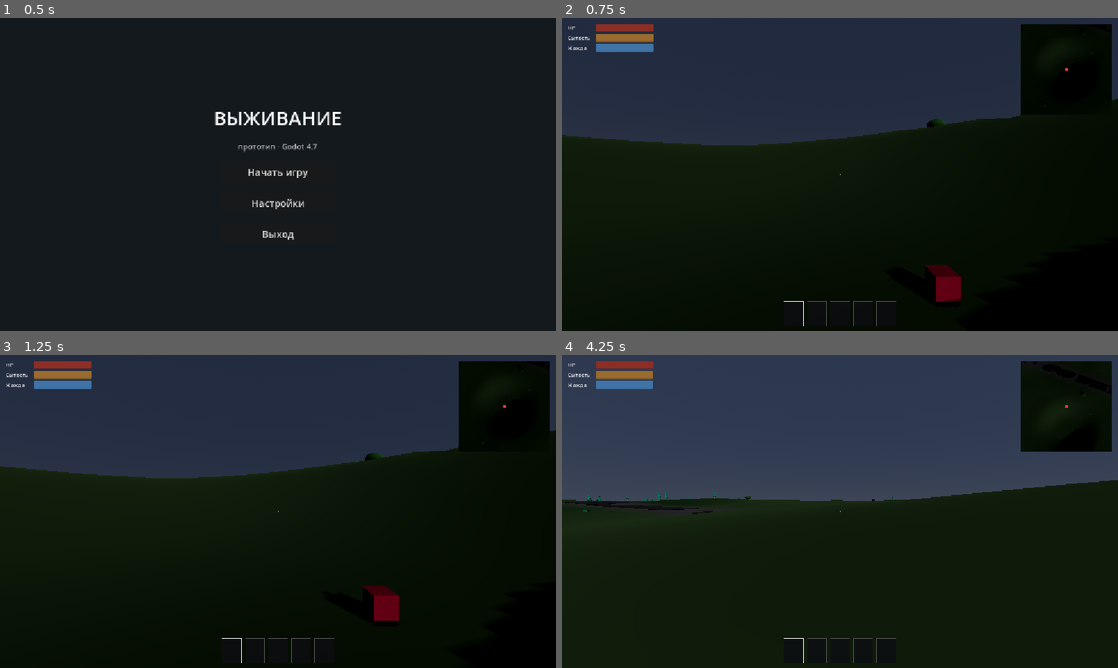
Above: before the commit, frames 1-4 (two rows, left to right).
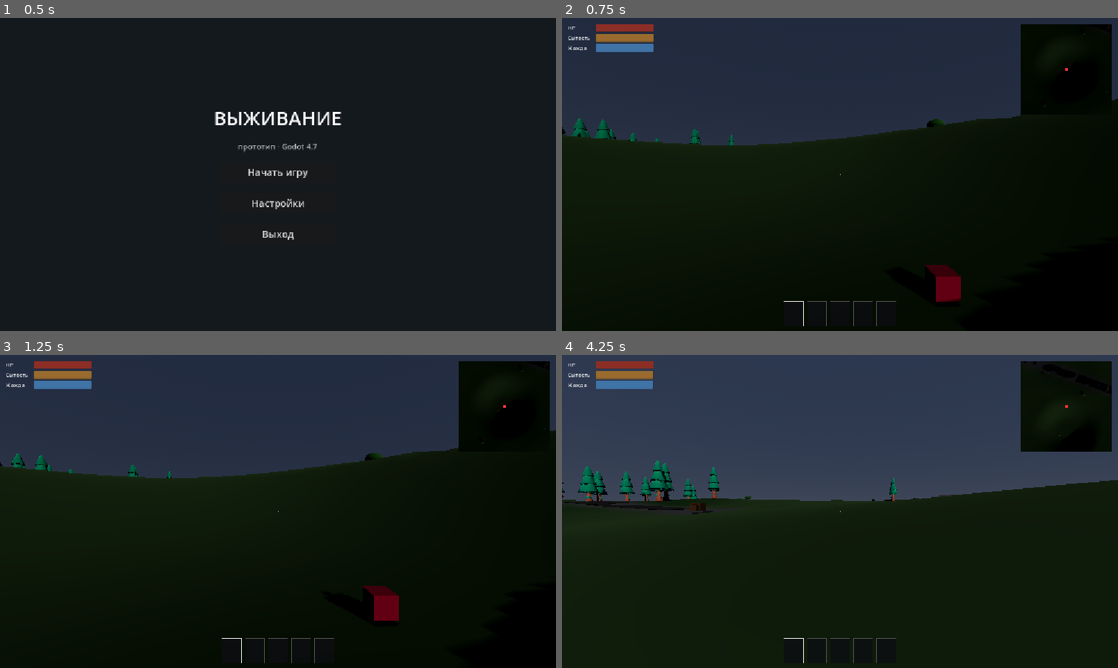
Above: after the commit, the same moments.

Repository: goverfar-tech/govno-igra
Game: Godot game, scene res://scenes/ui/main_menu.tscn
Two runs of this game, one before a commit and one after it. Both use one fixed random seed, a clock stepped at 60 frames per second and the inputs below.
Inputs (mouse positions are in pixels of both pictures, inside the frame that each line leads up to):
- Up to frame 1 (0.5 s): no input
- Up to frame 2 (0.75 s): click "Начать игру" at 0.5 s
- Up to frame 3 (1.25 s): no input
- Up to frame 4 (4.25 s): tap Enter (ui_accept) at 1.25 s; move the mouse to (867, 511) at 1.27 s; hold W (move_forward) from 1.28 s (still down); tap E (interact) at 1.35, 2.3, 2.85, 3.8 s; click (867, 511) at 1.42 s; tap Space (jump) at 1.52, 2.27, 3.77 s; move the mouse to (812, 511) at 2.02 s; tap Ctrl (crouch) at 2.1 s; move the mouse to (851, 505) at 2.77 s; move the mouse to (834, 517) at 3.52 s; tap Shift (sprint) at 3.6 s; click (834, 517) at 3.67 s

Frame 1 is identical in both runs. In frame 2, 0.4% of the frame differs, in the area x 0-31%, y 32-41%; in frame 3, 0.2%; in frame 4, 1.3%, in the area x 0-96%, y 4-51%.

Commit message:
fix(visual): scale Kenney models to world size, reimport textures, pickups don't block movement, more boars (6), spear uses hoe model as placeholder

Diff:
--- a/scenes/buildings/barrel.tscn
+++ b/scenes/buildings/barrel.tscn
@@ -15,3 +15,4 @@
 shape = SubResource("col")
 
 [node name="Model" parent="." instance=ExtResource("1_model")]
+transform = Transform3D(3.0, 0, 0, 0, 3.0, 0, 0, 0, 3.0, 0, 0, 0)
--- a/scenes/buildings/campfire.tscn
+++ b/scenes/buildings/campfire.tscn
@@ -16,6 +16,7 @@
 shape = SubResource("col")
 
 [node name="Model" parent="." instance=ExtResource("2_model")]
+transform = Transform3D(3.5, 0, 0, 0, 3.5, 0, 0, 0, 3.5, 0, 0, 0)
 
 [node name="FireLight" type="OmniLight3D" parent="."]
 transform = Transform3D(1, 0, 0, 0, 1, 0, 0, 0, 1, 0, 0.8, 0)
--- a/scenes/buildings/crate.tscn
+++ b/scenes/buildings/crate.tscn
@@ -14,4 +14,4 @@
 shape = SubResource("col")
 
 [node name="Model" parent="." instance=ExtResource("1_model")]
-transform = Transform3D(0.8, 0, 0, 0, 0.8, 0, 0, 0, 0.8, 0, 0, 0)
+transform = Transform3D(3.2, 0, 0, 0, 3.2, 0, 0, 0, 3.2, 0, 0, 0)
--- a/scenes/interaction/pickup_item.tscn
+++ b/scenes/interaction/pickup_item.tscn
@@ -13,6 +13,7 @@
 size = Vector3(0.35, 0.35, 0.35)
 
 [node name="PickupItem" type="StaticBody3D"]
+collision_layer = 4
 script = ExtResource("1_script")
 
 [node name="CollisionShape3D" type="CollisionShape3D" parent="."]
--- a/scenes/interaction/resource_node_rock.tscn
+++ b/scenes/interaction/resource_node_rock.tscn
@@ -21,4 +21,4 @@
 shape = SubResource("col")
 
 [node name="Model" parent="." instance=ExtResource("3_rock")]
-transform = Transform3D(1.4, 0, 0, 0, 1.2, 0, 0, 0, 1.4, 0, 0, 0)
+transform = Transform3D(1.8, 0, 0, 0, 1.9, 0, 0, 0, 1.8, 0, 0, 0)
--- a/scenes/interaction/resource_node_tree.tscn
+++ b/scenes/interaction/resource_node_tree.tscn
@@ -7,7 +7,7 @@
 [ext_resource type="PackedScene" path="res://assets/models/tree.glb" id="3_tree"]
 
 [sub_resource type="CylinderShape3D" id="col"]
-radius = 0.35
+radius = 0.3
 height = 2.6
 
 [node name="ResourceTree" type="StaticBody3D"]
@@ -21,3 +21,4 @@
 shape = SubResource("col")
 
 [node name="Model" parent="." instance=ExtResource("3_tree")]
+transform = Transform3D(4.5, 0, 0, 0, 4.5, 0, 0, 0, 4.5, 0, 0, 0)
--- a/scenes/player/player.tscn
+++ b/scenes/player/player.tscn
@@ -70,7 +70,7 @@
 
 [node name="InteractRay" type="RayCast3D" parent="Head/Camera3D"]
 target_position = Vector3(0, 0, -2.5)
-collision_mask = 3
+collision_mask = 7
 collide_with_areas = false
 script = ExtResource("2_ray")
 
@@ -81,18 +81,18 @@
 [node name="Model_axe" type="Node3D" parent="Head/Camera3D/HandTool"]
 
 [node name="Axe" parent="Head/Camera3D/HandTool/Model_axe" instance=ExtResource("5_axe")]
-transform = Transform3D(1.1, 0, 0, 0, 1.1, 0, 0, 0, 1.1, 0, -0.1, 0)
+transform = Transform3D(2.2, 0, 0, 0, 2.2, 0, 0, 0, 2.2, 0, -0.15, 0)
 
 [node name="Model_spear" type="Node3D" parent="Head/Camera3D/HandTool"]
 
 [node name="Spear" parent="Head/Camera3D/HandTool/Model_spear" instance=ExtResource("6_spear")]
-transform = Transform3D(1.1, 0, 0, 0, 1.1, 0, 0, 0, 1.1, 0, -0.1, 0)
+transform = Transform3D(2.2, 0, 0, 0, 2.2, 0, 0, 0, 2.2, 0, -0.15, 0)
 visible = false
 
 [node name="Model_pickaxe" type="Node3D" parent="Head/Camera3D/HandTool"]
 
 [node name="Pickaxe" parent="Head/Camera3D/HandTool/Model_pickaxe" instance=ExtResource("7_pickaxe")]
-transform = Transform3D(1.1, 0, 0, 0, 1.1, 0, 0, 0, 1.1, 0, -0.1, 0)
+transform = Transform3D(2.2, 0, 0, 0, 2.2, 0, 0, 0, 2.2, 0, -0.15, 0)
 visible = false
 
 [node name="Inventory" type="Node" parent="."]
--- a/scripts/interaction/pickup_item.gd
+++ b/scripts/interaction/pickup_item.gd
@@ -13,7 +13,7 @@
 		var packed := load(item.world_model) as PackedScene
 		if packed:
 			var m := packed.instantiate()
-			m.scale = Vector3.ONE * 0.4
+			m.scale = Vector3.ONE * 2.5
 			add_child(m)
 			$MeshInstance3D.visible = false
 			return
--- a/scripts/world/world_gen.gd
+++ b/scripts/world/world_gen.gd
@@ -30,7 +30,7 @@
 @export var lone_trees := 10
 @export var rocks_count := 10
 @export var bushes_count := 15
-@export var animals_count := 3
+@export var animals_count := 6
 @export var ruins_count := 4
 @export var poles_count := 6
 @export var crates_per_ruin := 2
@@ -223,7 +223,7 @@
 			var g := sc.instantiate() as Node3D
 			g.position = Vector3(p.x, _terrain.height_at(p.x, p.y), p.y)
 			g.rotation.y = rng.randf() * TAU
-			var sc_factor := rng.randf_range(0.8, 1.4)
+			var sc_factor := rng.randf_range(1.6, 2.4) if sc == GrassSmallScene else rng.randf_range(0.8, 1.4)
 			g.scale = Vector3.ONE * sc_factor
 			add_child(g)
 
Not shown, added: probe.gd.uid
